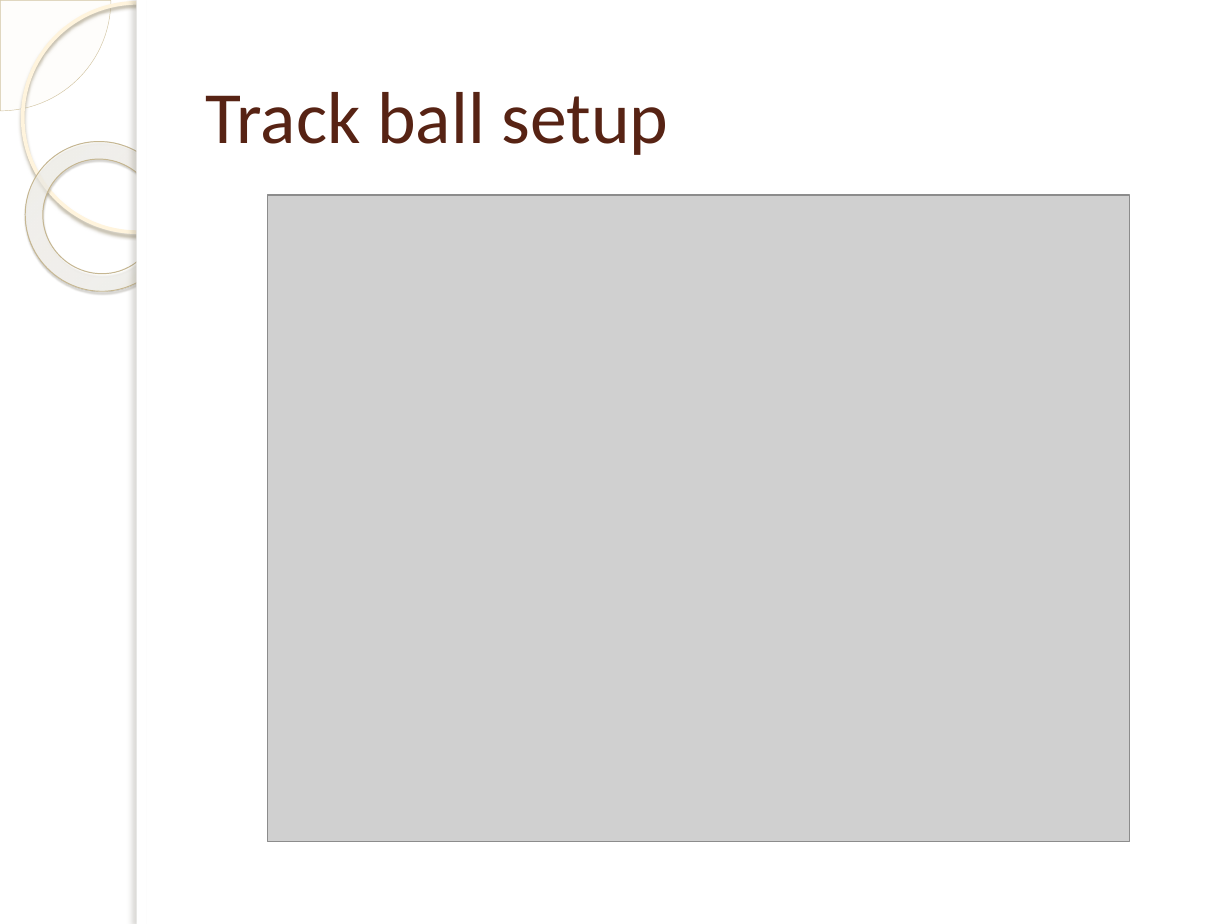
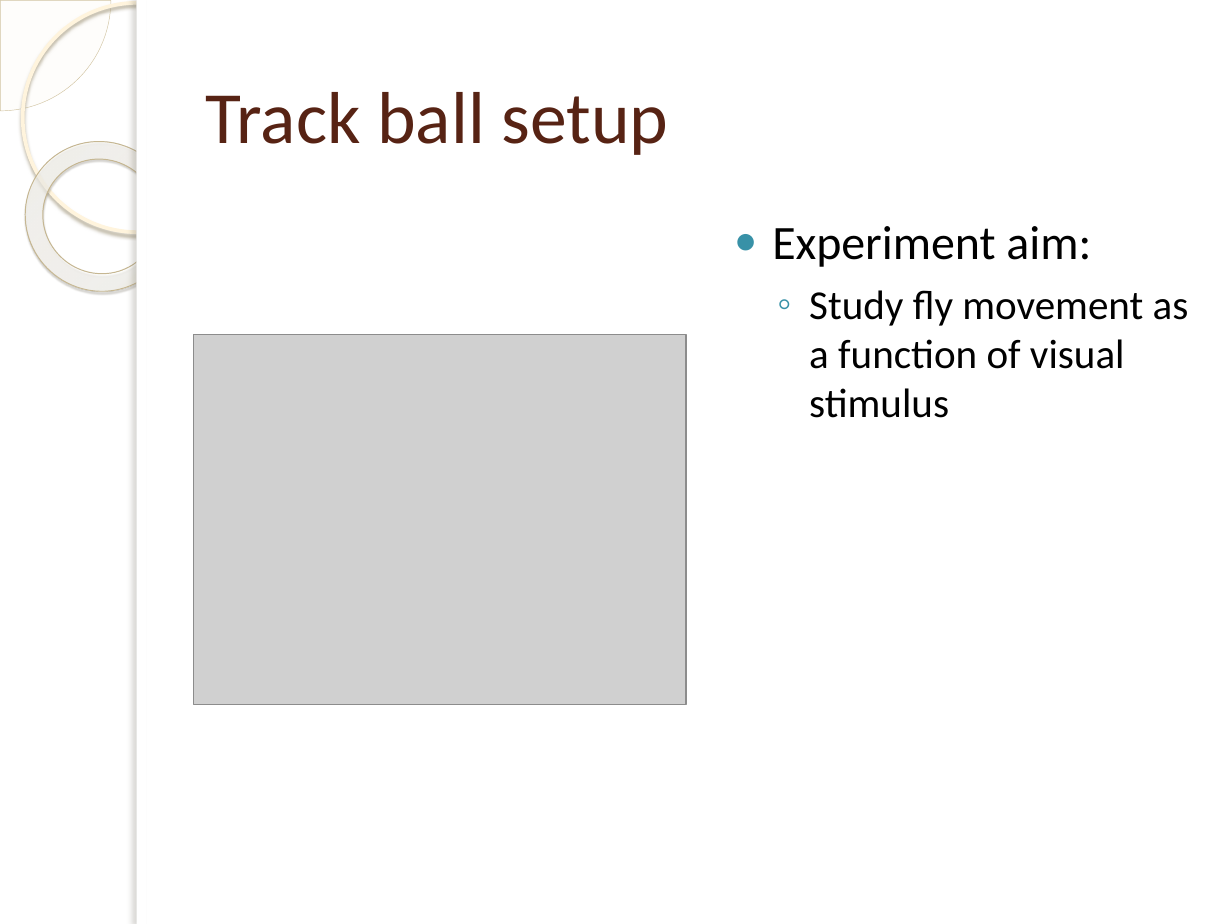
Before and after one commit to jakelamotta/master_thesis, a slide deck: slide 3 of presentations/presentation_1.pptx. Drawn at 1232x924 pixels with LibreOffice and Linux fonts; fonts in the diff are those of the drawing; grey boxes stand for pictures; background and template pictures are left out. Boxes give left, top, right and bottom in pixels: in the first picture for what was removed or moved away, otherwise in the second. Text is boxed around its words. In the diff, an @@ line names an element or a change of style, - is before the commit and + after.

```diff
--- a/presentations/presentation_1.pptx
+++ b/presentations/presentation_1.pptx
@@ text added at (x1=772, y1=226, x2=1189, y2=418), 24 pt, text #000000 @@
+● Experiment aim:
+  ◦ Study fly movement as a function of visual stimulus
@@ picture resized from (x1=267, y1=195, x2=1130, y2=841) to (x1=193, y1=335, x2=686, y2=705) @@
```
Also in this commit, not shown: 1 other slide changed, 1 other file.
